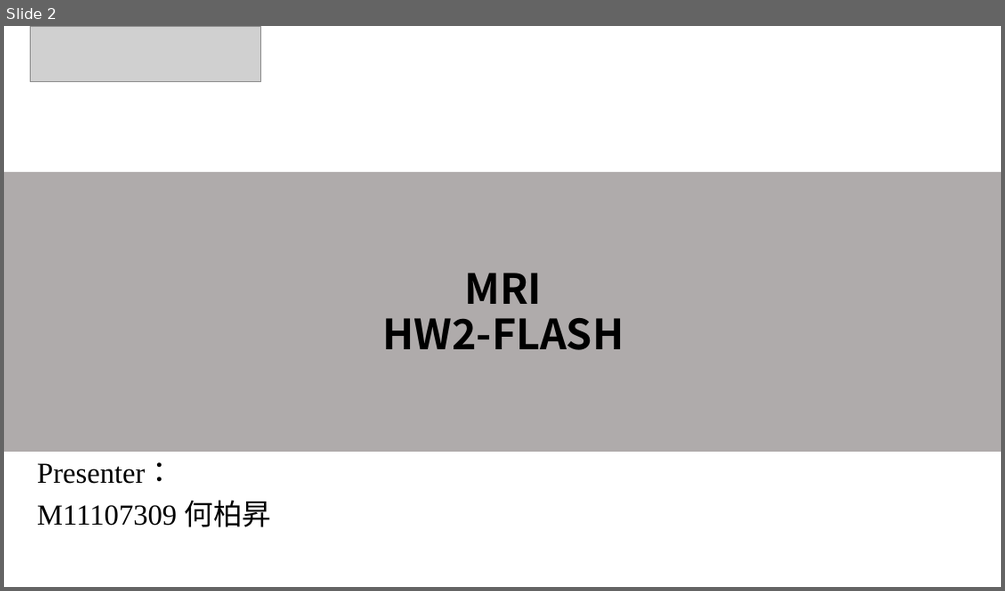
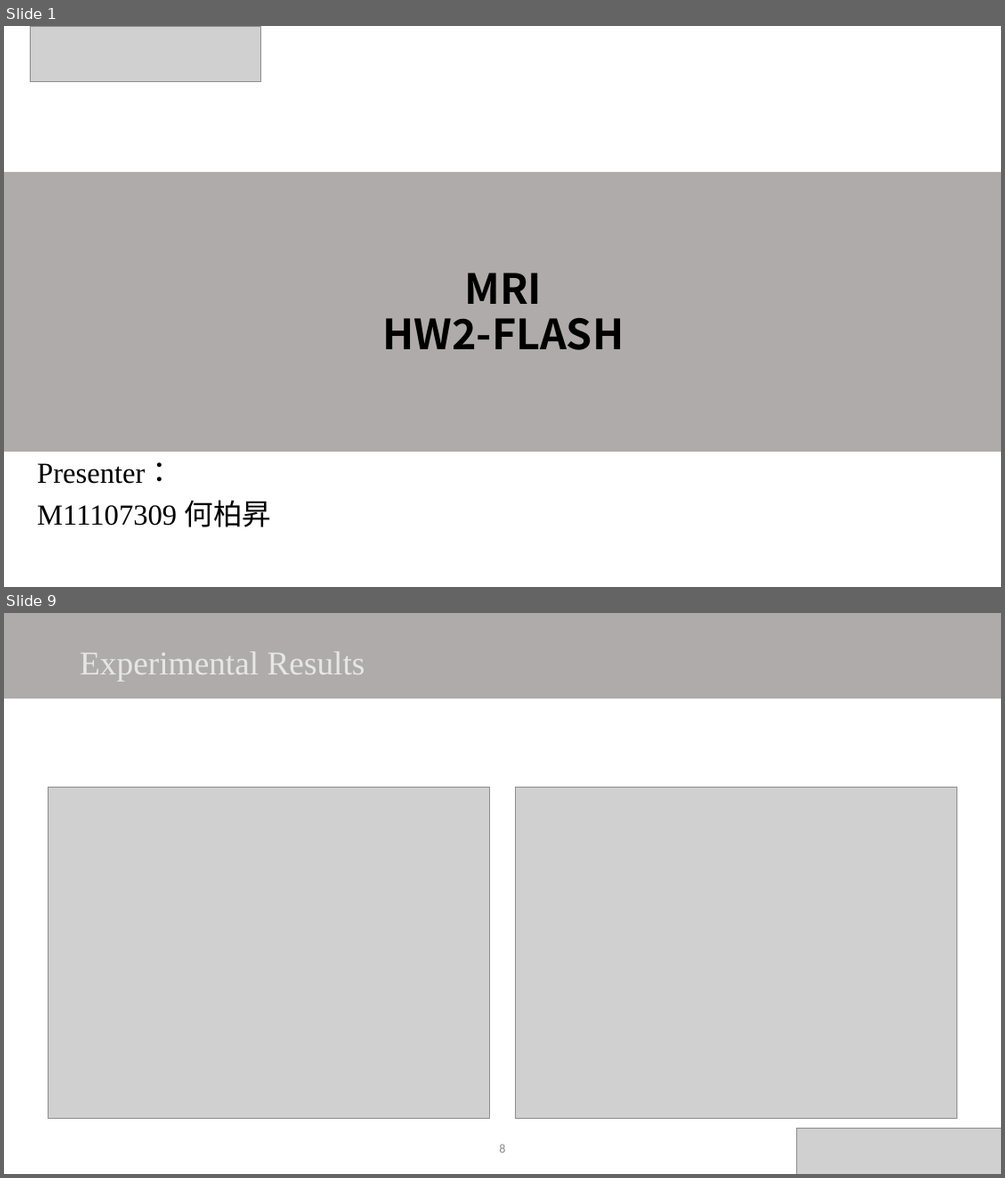
Before and after one commit to DanielHo-BS/MRI, a slide deck: FLASH_HW2/HW2.pptx. Shown one above the other, each under a label of ours: slide 2 before the commit, slides 1 and 9 after it; the slides between them are not shown. The pictures are 1005x591 and 1005x1178 pixels, drawn with LibreOffice and Linux fonts; fonts in the diff are those of the drawing; grey boxes stand for pictures. Boxes give left, top, right and bottom in pixels: in the first picture for what was removed or moved away, otherwise in the second. Text is boxed around its words. In the diff, an @@ line names an element or a change of style, - is before the commit and + after.

```diff
--- a/FLASH_HW2/HW2.pptx
+++ b/FLASH_HW2/HW2.pptx
@@ slide 9 added at [4,613,1001,1174], background #FFFFFF @@
@@ rectangle added at [4,613,1001,699], fill #AFABAB @@
@@ text added at [80,651,365,681], 32 pt, text #E7E6E6 @@
+Experimental Results
@@ picture added at [48,787,490,1118] @@
@@ picture added at [516,787,957,1118] @@
@@ page number added at [499,1143,505,1152], 12 pt, text #8C8C8C @@
+8
@@ picture added at [797,1128,1001,1174] @@
@@ what was slide 2 is now slide 1 @@
```
Also in this commit, not shown: 3 slides changed, 22 other slides added, 7 slides removed, 6 other files.
